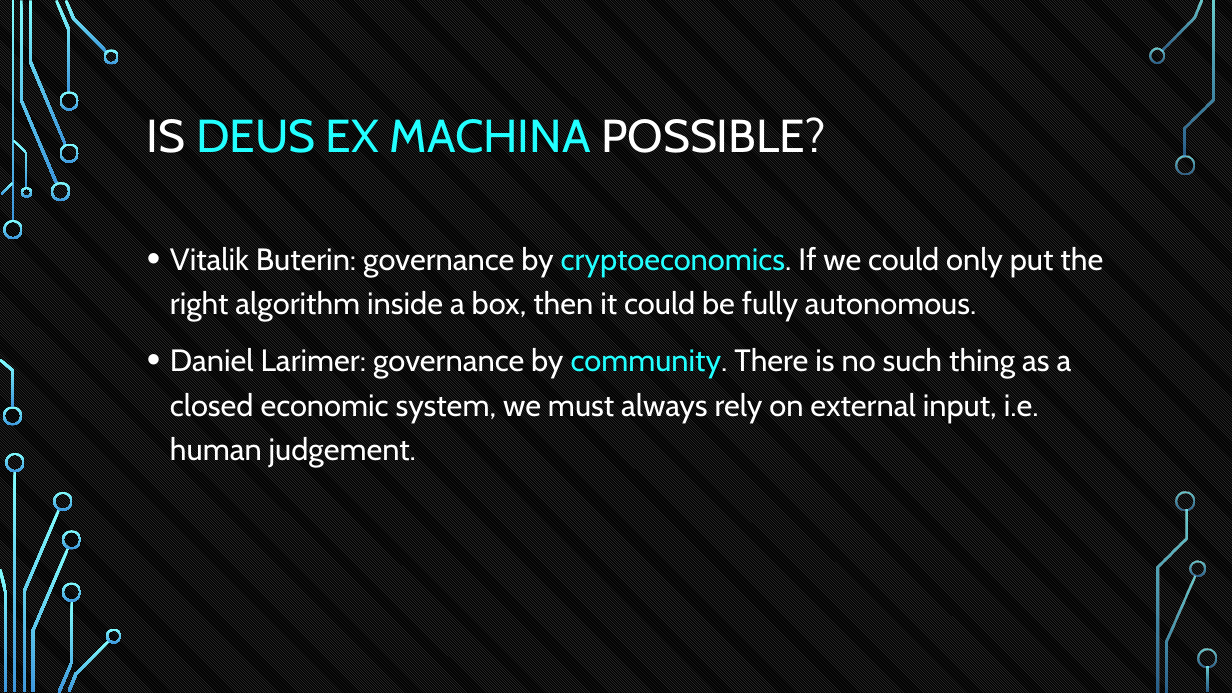
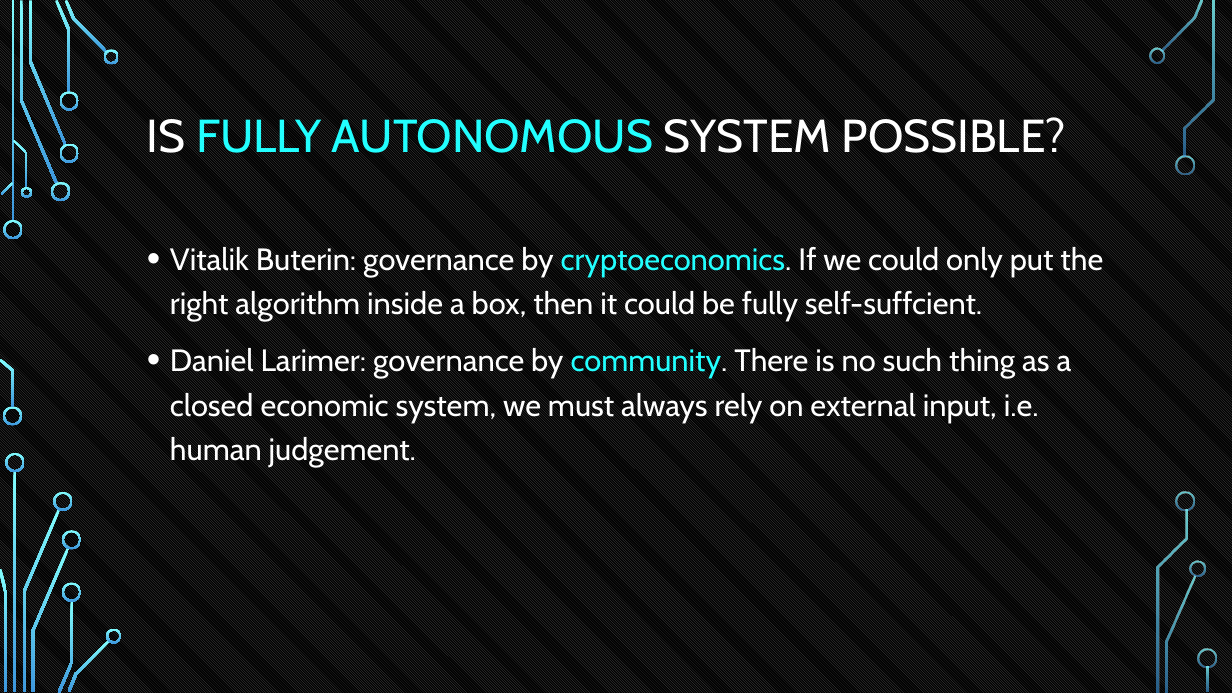
Before and after one commit to tokenika/tokenika.github.io, a slide deck: slide 22 of eostalk/EOS Talk Lodz2.pptx. Drawn at 1232x693 pixels with LibreOffice and Linux fonts; fonts in the diff are those of the drawing; background and template pictures are left out. Boxes give left, top, right and bottom in pixels: in the first picture for what was removed or moved away, otherwise in the second. Text is boxed around its words. In the diff, an @@ line names an element or a change of style, - is before the commit and + after.

```diff
--- a/eostalk/EOS Talk Lodz2.pptx
+++ b/eostalk/EOS Talk Lodz2.pptx
@@ title at <box>147,117,1066,153</box>: text changed; text colour #22FFFF to #FFFFFF @@
-IS DEUS EX MACHINA POSSIBLE?
+IS FULLY AUTONOMOUS SYSTEM POSSIBLE?
@@ text at <box>170,246,1103,321</box>: text changed @@
-• Vitalik Buterin: governance by cryptoeconomics. If we could only put the right algorithm inside a box, then it could be fully autonomous.
+• Vitalik Buterin: governance by cryptoeconomics. If we could only put the right algorithm inside a box, then it could be fully self-suffcient.
```
Also in this commit, not shown: 7 other slides changed, 1 slide added, 2 other files.
